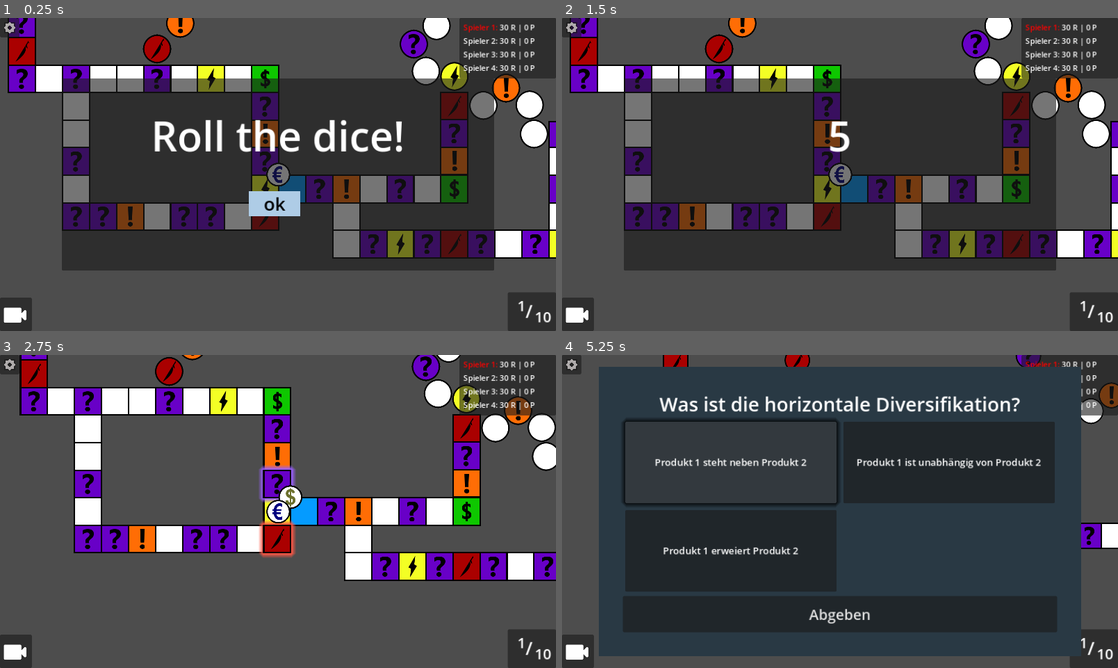
Above: before the commit, frames 1-4 (two rows, left to right).
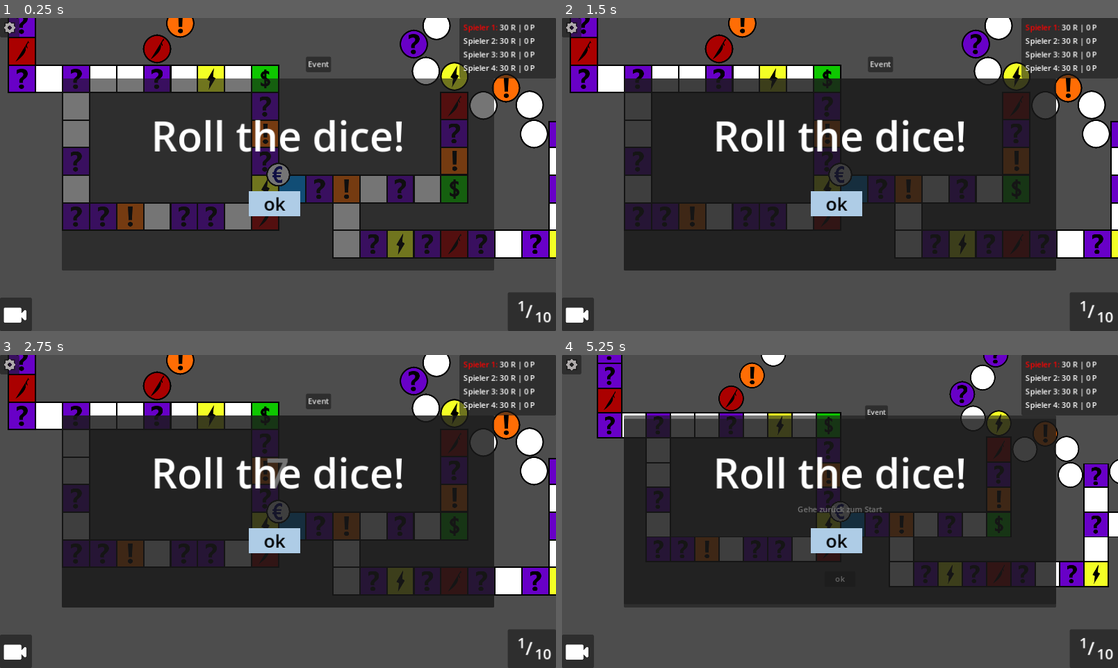
Above: after the commit, the same moments.

Repository: hfxbse/mparty
Game: Godot game, scene res://main/main.tscn
Same seed, same stepped clock (60 frames per second), same inputs: the game is played once before the commit and once after it.
Inputs (mouse positions are in pixels of both pictures, inside the frame that each line leads up to):
- Up to frame 1 (0.25 s): no input
- Up to frame 2 (1.5 s): click "ok" (after the commit: "Event") at 0.5 s; click (840, 246) at 1.25 s, where only the run after the commit has a clickable "Würfeln!"
- Up to frame 3 (2.75 s): click (272, 539) at 2 s, where only the run after the commit has a clickable "ok"
- Up to frame 4 (5.25 s): click (834, 539) at 2.75 s, where only the run after the commit has a clickable "ok"; click (578, 652) at 3.5 s; click (745, 527) at 4.25 s, where only the run before the commit has a clickable "Einfach"; click (728, 461) at 5 s, where only the run before the commit has a clickable "Produkt 1 steht neben Produkt…"

The runs differ from the first frame. In frame 1, 0.2% of the frame differs, in the area x 55-60%, y 12-18%; in frame 2, 16%; in frame 3, 55%; in frame 4, 59%, in the area x 0-100%, y 0-98%.

Commit message:
Finished implementation

Diff:
--- a/actions_field/action_results.gd
+++ b/actions_field/action_results.gd
@@ -7,11 +7,9 @@
 var player: Player
 var action: Callable
 
-func _ready():
-	visible = false
-
 
 func _on_button_pressed():
+	visible = false
 	await action.call()
 	terminated.emit()
 
--- a/actions_field/action_results.tscn
+++ b/actions_field/action_results.tscn
@@ -37,3 +37,5 @@
 offset_right = 480.0
 offset_bottom = 348.0
 text = "ok"
+
+[connection signal="pressed" from="CanvasLayer/Panel/Button" to="." method="_on_button_pressed"]
--- a/main/main.gd
+++ b/main/main.gd
@@ -109,3 +109,11 @@
 
 func _on_update():
 	hud.update_player_stats(current_player, State.players)
+
+# Test function
+func _on_button_pressed():
+	print("Action triggered")
+	var action_panel = preload("res://actions_field/action_field.tscn").instantiate()
+	add_child(action_panel)
+	await action_panel.display(current_player)
+	remove_child(action_panel)
--- a/main/main.tscn
+++ b/main/main.tscn
@@ -16,3 +16,12 @@
 
 [node name="MainCamera" type="Camera2D" parent="."]
 script = ExtResource("4_lgfck")
+
+[node name="Button" type="Button" parent="."]
+offset_left = 657.0
+offset_top = 451.0
+offset_right = 709.0
+offset_bottom = 482.0
+text = "Event"
+
+[connection signal="pressed" from="Button" to="." method="_on_button_pressed"]
--- a/map/field_types/action/action.gd
+++ b/map/field_types/action/action.gd
@@ -3,7 +3,7 @@
 @export var field_theme_override : FieldTheme
 
 func event(player : Player):
-	print("Event triggered")
+	print("Action triggered")
 	var action_panel = preload("res://actions_field/action_field.tscn").instantiate()
 	add_child(action_panel)
 	await action_panel.display(player)
--- a/player/player.gd
+++ b/player/player.gd
@@ -6,7 +6,7 @@
 signal update
 
 var skip = false
-
+var sabotage_card = false
 
 var patente: int:
 	set(amount):
